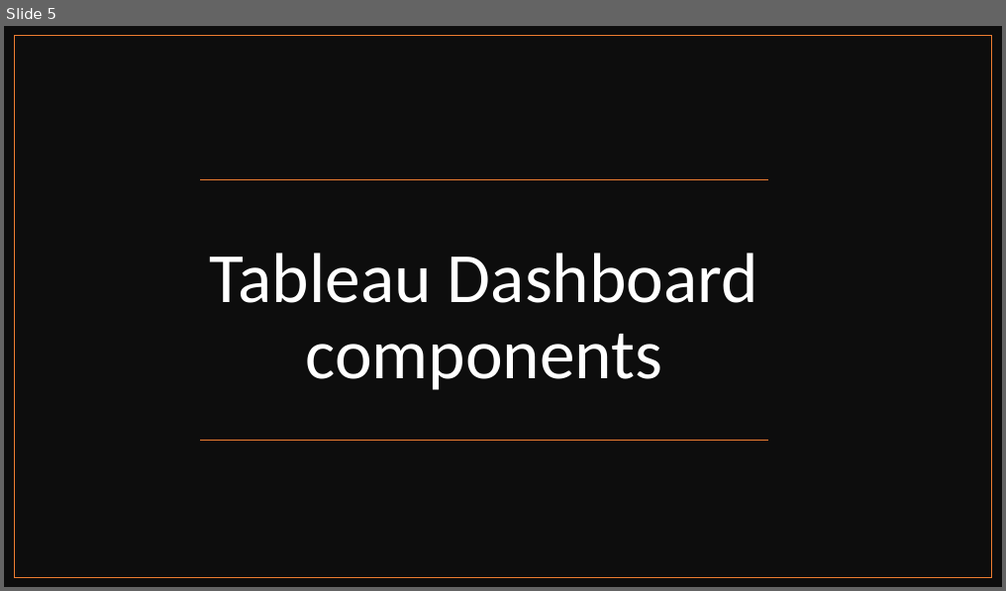
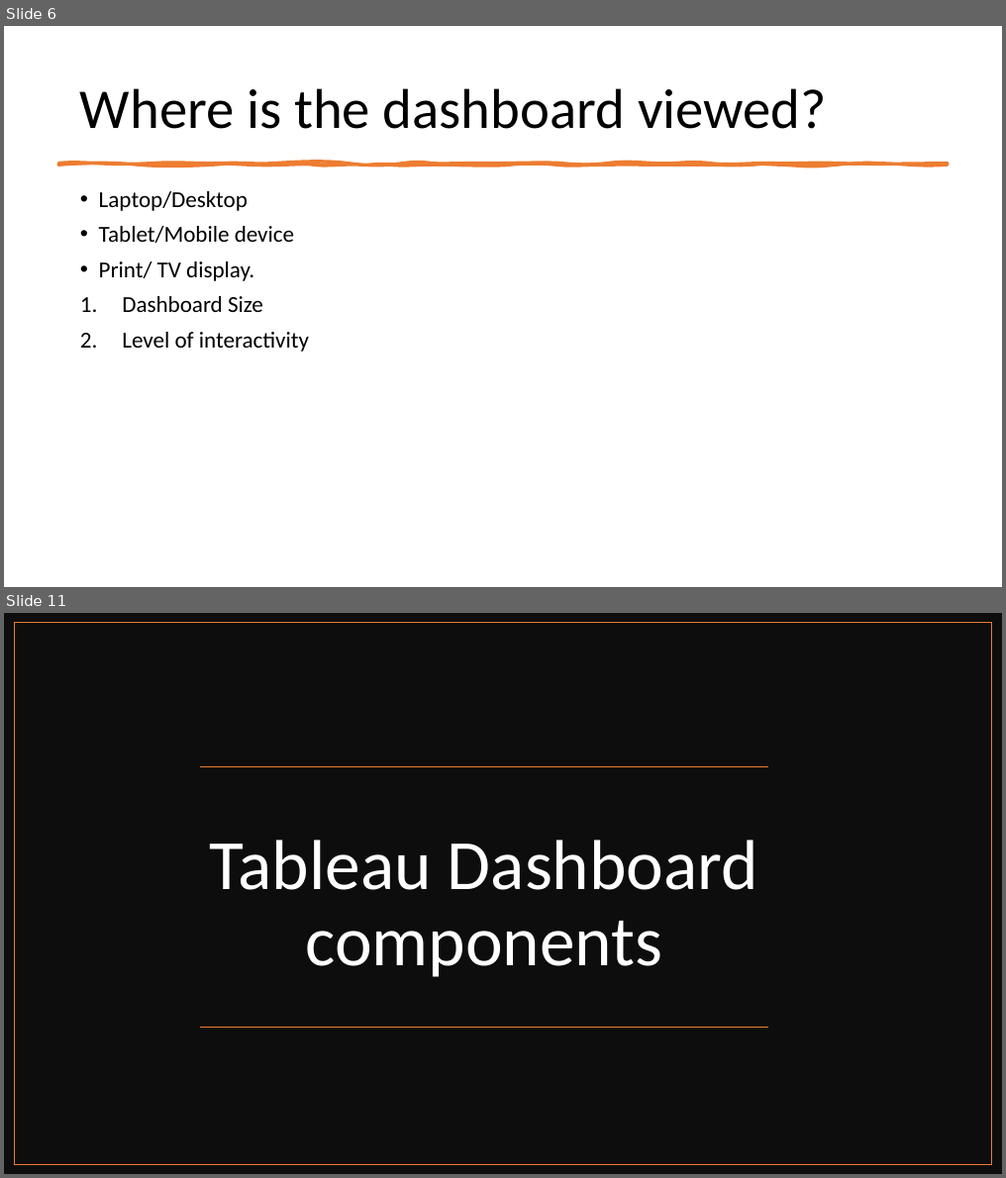
Before and after one commit to akchaudhary57/Job-Ready-Data-Analyst-Course-in-90-Days, a slide deck: Tableau for Visualization/PPT/Interactive Tableau Dashboard.pptx. Shown one above the other, each under a label of ours: slide 5 before the commit, slides 6 and 11 after it; the slides between them are not shown. The pictures are 1006x591 and 1006x1178 pixels, drawn with LibreOffice and Linux fonts; fonts in the diff are those of the drawing. Boxes give left, top, right and bottom in pixels: in the first picture for what was removed or moved away, otherwise in the second. Text is boxed around its words. In the diff, an @@ line names an element or a change of style, - is before the commit and + after.

```diff
--- a/Tableau for Visualization/PPT/Interactive Tableau Dashboard.pptx
+++ b/Tableau for Visualization/PPT/Interactive Tableau Dashboard.pptx
@@ slide 6 added at bbox=[4, 26, 1002, 587], background #FFFFFF @@
@@ title added at bbox=[80, 88, 827, 129], 54 pt, text #000000 @@
+Where is the dashboard viewed?
@@ freeform shape added at bbox=[58, 163, 947, 165], fill #ED7D31, outline #ED7D31 3.25 pt @@
@@ text added at bbox=[99, 191, 309, 352], 22 pt, text #000000 @@
+• Laptop/Desktop
+• Tablet/Mobile device
+• Print/ TV display.
+1. Dashboard Size
+2. Level of interactivity
@@ what was slide 5 is now slide 11 @@
```
Also in this commit, not shown: 1 slide changed, 6 other slides added, 1 slide removed, 1 other file.
